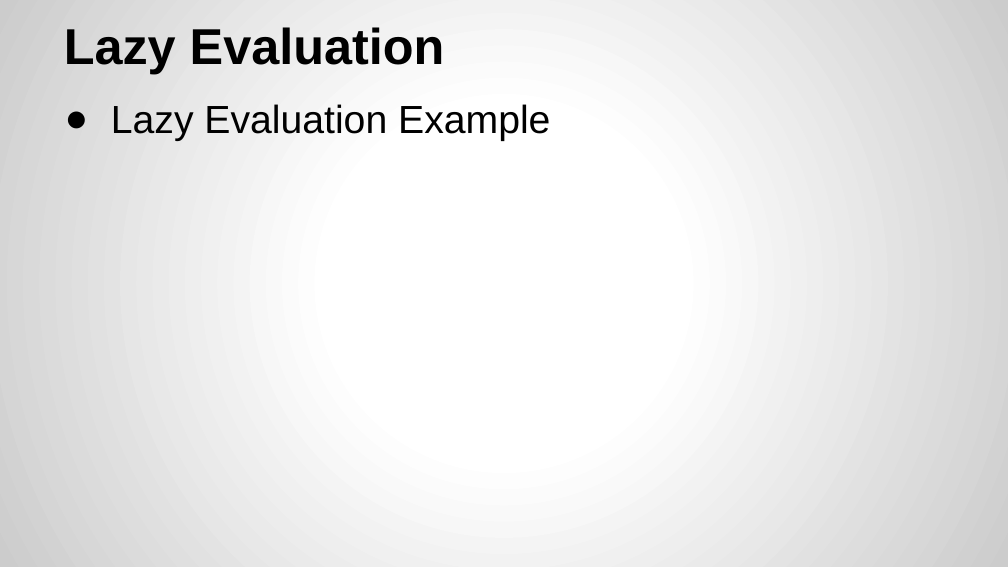
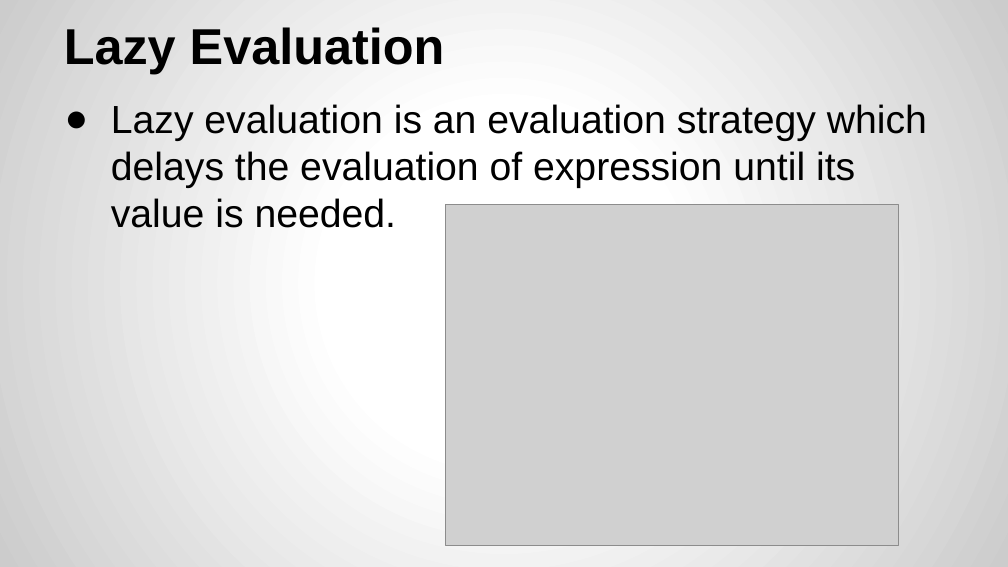
Before and after one commit to yogeshrnaik/presentations, a slide deck: slide 19 of Functional Programming with Java 8.pptx (slide 18 before the commit). Drawn at 1008x567 pixels with LibreOffice and Linux fonts; fonts in the diff are those of the drawing; grey boxes stand for pictures. Boxes give left, top, right and bottom in pixels: in the first picture for what was removed or moved away, otherwise in the second. Text is boxed around its words. In the diff, an @@ line names an element or a change of style, - is before the commit and + after.

Commit message:
added images

```diff
--- a/Functional Programming with Java 8.pptx
+++ b/Functional Programming with Java 8.pptx
@@ text at (111,104,927,228): text changed @@
-● Lazy Evaluation Example
+● Lazy evaluation is an evaluation strategy which delays the evaluation of expression until its value is needed.
@@ picture added at (446,205,899,545) @@
```
Also in this commit, not shown: 13 other slides changed, 2 slides added.
